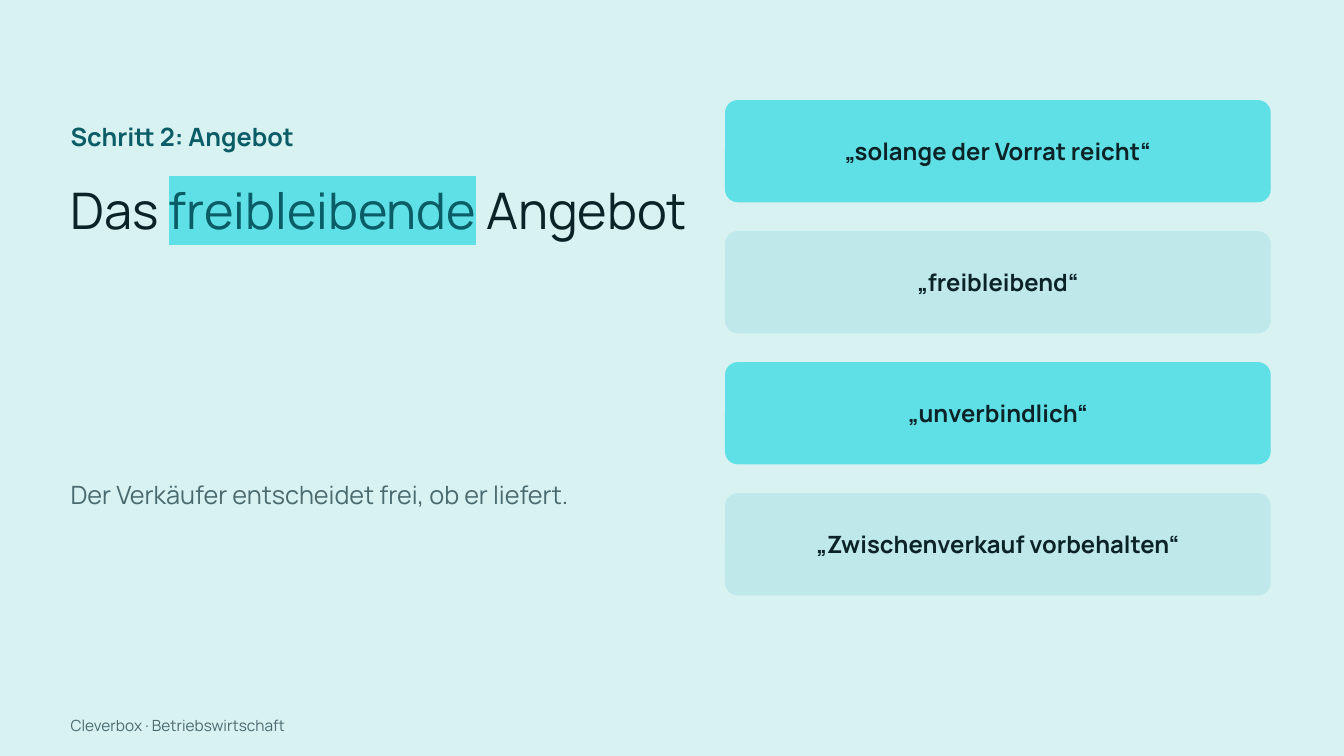
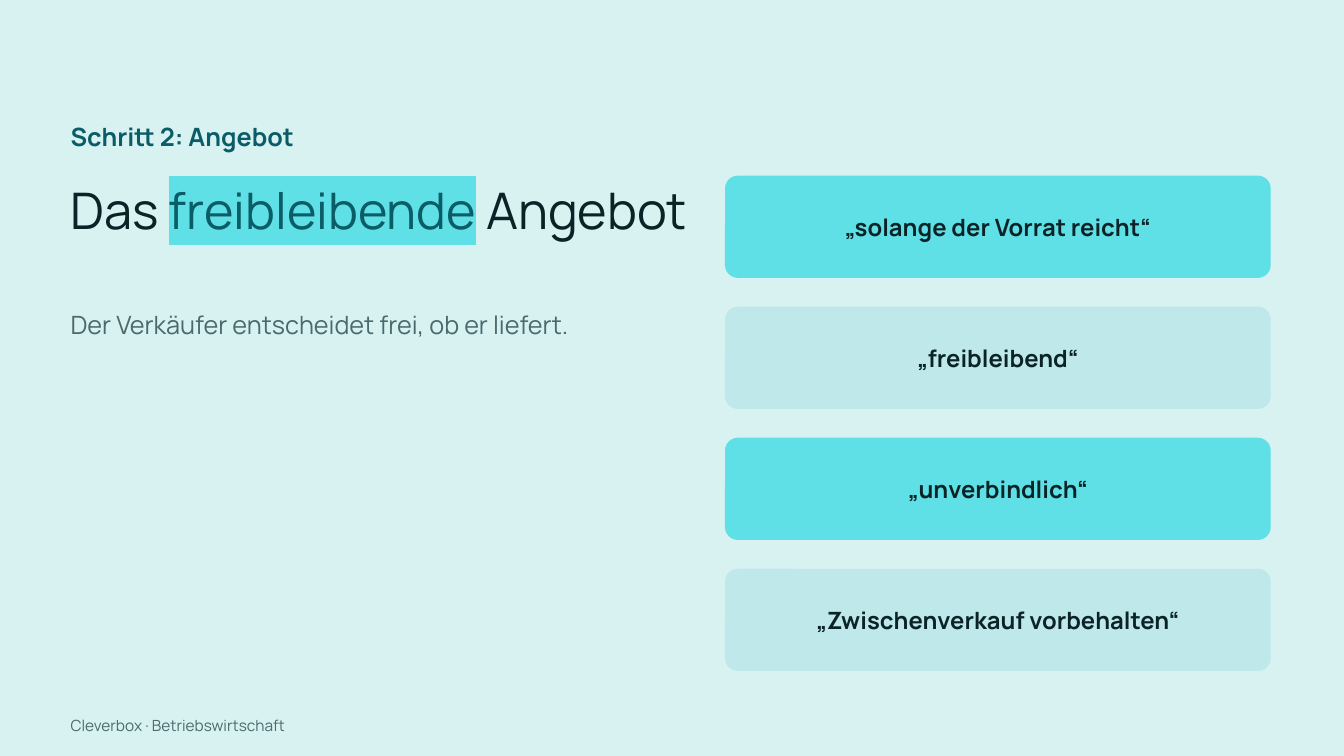
Before and after one commit to arminheske/claudecloud, a slide deck: slide 36 of videoslides/cleverbox-abwicklung-kauf-slides.pptx. Drawn at 1344x756 pixels with LibreOffice and Linux fonts; fonts in the diff are those of the drawing. Boxes give left, top, right and bottom in pixels: in the first picture for what was removed or moved away, otherwise in the second. Text is boxed around its words. In the diff, an @@ line names an element or a change of style, - is before the commit and + after.

```diff
--- a/videoslides/cleverbox-abwicklung-kauf-slides.pptx
+++ b/videoslides/cleverbox-abwicklung-kauf-slides.pptx
@@ text "Der Verkäufer entscheidet frei, ob ...": place and size @@
-text "Der Verkäufer entscheidet frei, ob ..." at [71,485,568,507]
+text "Der Verkäufer entscheidet frei, ob ..." at [71,315,568,337]
@@ 4 texts, 4 rounded rectangles: place and size @@
-4 texts, 4 rounded rectangles at [726,101,1270,595]
+4 texts, 4 rounded rectangles at [726,176,1270,670]
```
Also in this commit, not shown: 61 other slides changed, 1 other file.
